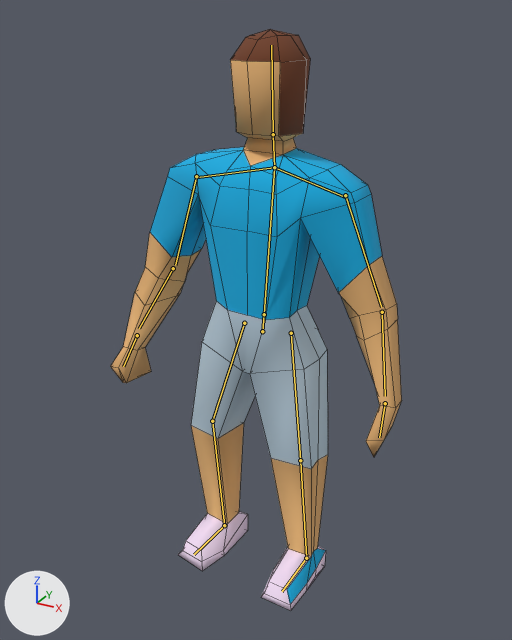
An edit to the Blender file blender/player.blend, drawn before and after from the same camera.
The view is the same before and after, from a 50 mm camera at (0.891, -1.694, 1.68) aimed at (-0.027, -0.025, 0.846). The lights are fixed; the arrows at lower left show +X, +Y and +Z. Both versions are drawn at frame 1 of the action 'Stand'; the numbers are the values there. The bones that bend it are drawn over the model as lines. Mesh edges are drawn as thin lines.
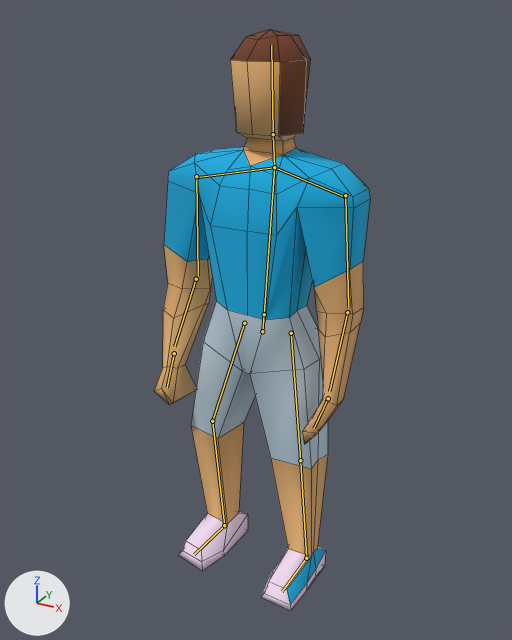
What differs and where, as boxes [x1, y1, x2, y2] in the pictures (512 x 640 px):
'Plane', posed (26% narrower): before [110, 29, 402, 611]; after [154, 29, 370, 611]
bone 'Right Forearm', root to tip: before (196, 176) to (175, 265); after (196, 176) to (198, 275)
bone 'Left Forearm', root to tip: before (345, 195) to (381, 307); after (345, 195) to (348, 307)

What the commit changed:
Bone 'Right Forearm' (bone_right_forearm) turns from (0, 0, 0) to (-15, -2, -2) degrees about its own x, y and z.
Bone 'Left Forearm' (bone_left_forearm) turns from (0, 0, 0) to (-17, 1, 0) degrees about its own x, y and z.
